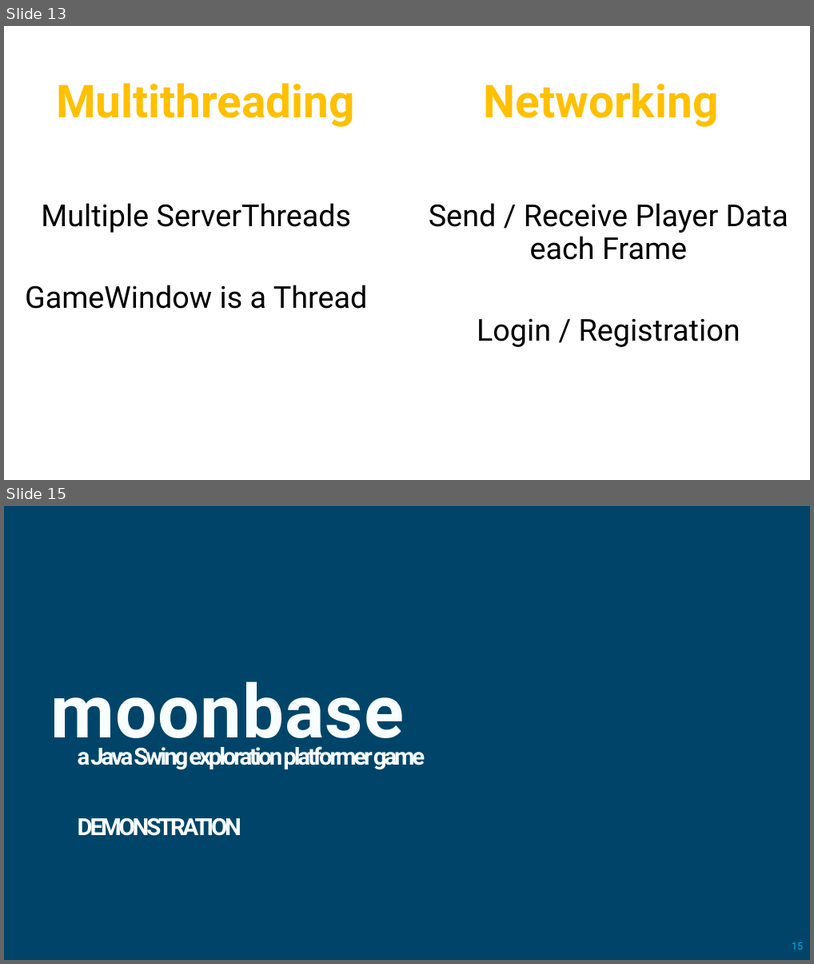
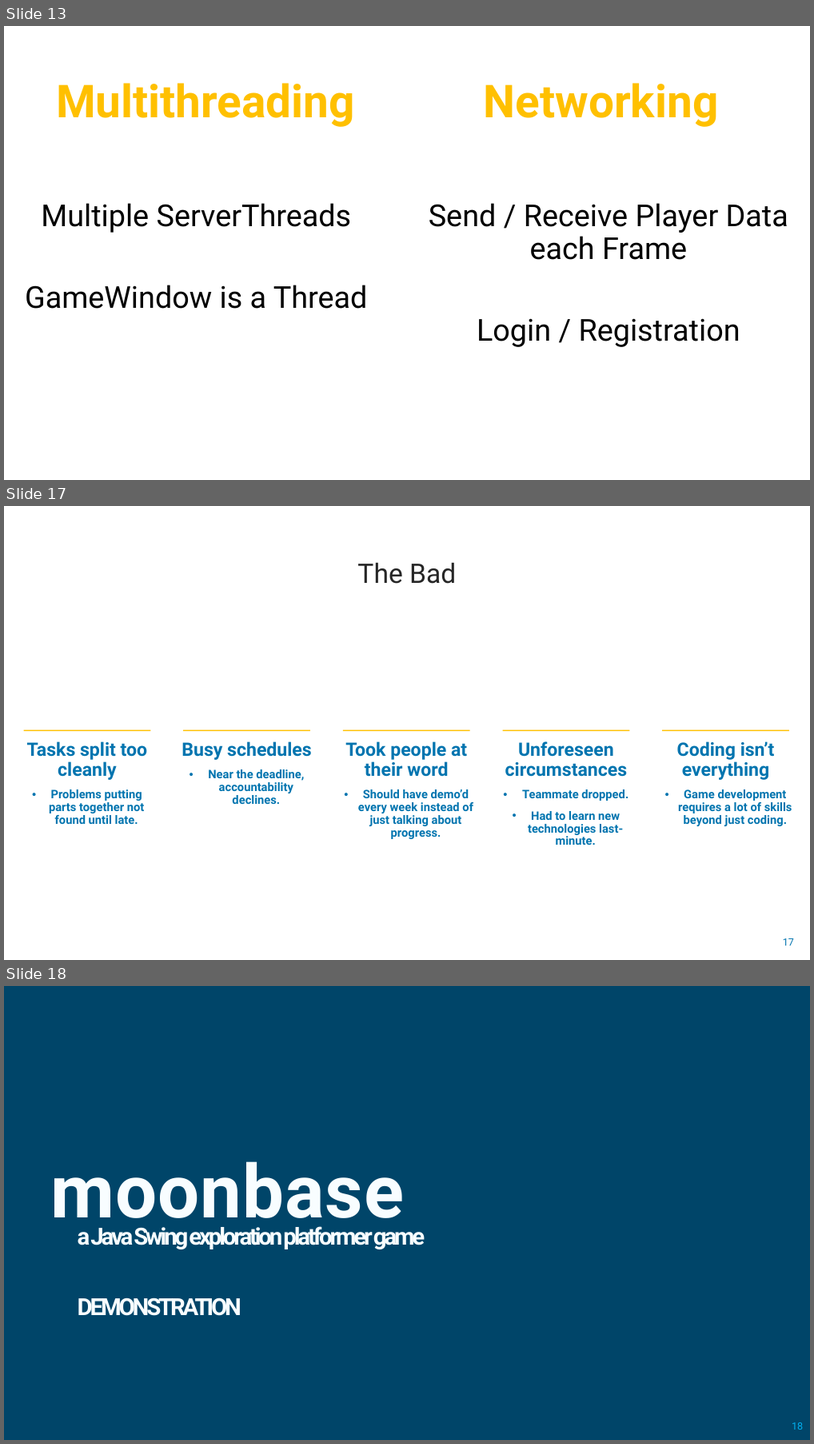
Before and after one commit to junyenle/Moonbase, a slide deck: moonbase_presentation.pptx. Shown one above the other, each under a label of ours: slides 13 and 15 before the commit, slides 13, 17 and 18 after it; the slides between them are not shown. The pictures are 814x964 and 814x1444 pixels, drawn with LibreOffice and Linux fonts; fonts in the diff are those of the drawing; background and template pictures are left out. Boxes give left, top, right and bottom in pixels: in the first picture for what was removed or moved away, otherwise in the second. Text is boxed around its words. In the diff, an @@ line names an element or a change of style, - is before the commit and + after.

Commit message:
updated presentation

```diff
--- a/moonbase_presentation.pptx
+++ b/moonbase_presentation.pptx
@@ slide 17 added at (x1=4, y1=506, x2=810, y2=960), background #FFFFFF @@
@@ text added at (x1=358, y1=562, x2=456, y2=584), 32 pt, text #262626 @@
+The Bad
@@ rectangle added at (x1=24, y1=730, x2=151, y2=731), fill #FFC000 @@
@@ text added at (x1=27, y1=741, x2=148, y2=824), 14 pt, text #0074AF, bold @@
+Tasks split too cleanly
+• Problems putting parts together not found until late.
@@ text added at (x1=182, y1=741, x2=312, y2=804), 14 pt, text #0074AF, bold @@
+Busy schedules
+• Near the deadline, accountability declines.
@@ rectangle added at (x1=184, y1=730, x2=310, y2=731), fill #FFC000 @@
@@ rectangle added at (x1=343, y1=730, x2=470, y2=731), fill #FFC000 @@
@@ text added at (x1=346, y1=741, x2=474, y2=839), 14 pt, text #0074AF, bold @@
+Took people at their word
+• Should have demo’d every week instead of just talking about progress.
@@ rectangle added at (x1=503, y1=730, x2=630, y2=731), fill #FFC000 @@
@@ text added at (x1=506, y1=741, x2=629, y2=844), 14 pt, text #0074AF, bold @@
+Unforeseen circumstances
+• Teammate dropped.
+• Had to learn new technologies last-minute.
@@ rectangle added at (x1=662, y1=730, x2=790, y2=731), fill #FFC000 @@
@@ text added at (x1=678, y1=741, x2=793, y2=826), 14 pt, text #0074AF, bold @@
+Coding isn’t everything
+• Game development requires a lot of skills beyond just coding.
@@ page number added at (x1=783, y1=938, x2=794, y2=945), 12 pt, text #0074AF @@
+17
@@ what was slide 15 is now slide 18 @@
@@ page number at (x1=792, y1=1422, x2=803, y2=1429): text changed @@
-15
+18
```
Also in this commit, not shown: 1 slide changed, 2 other slides added.
